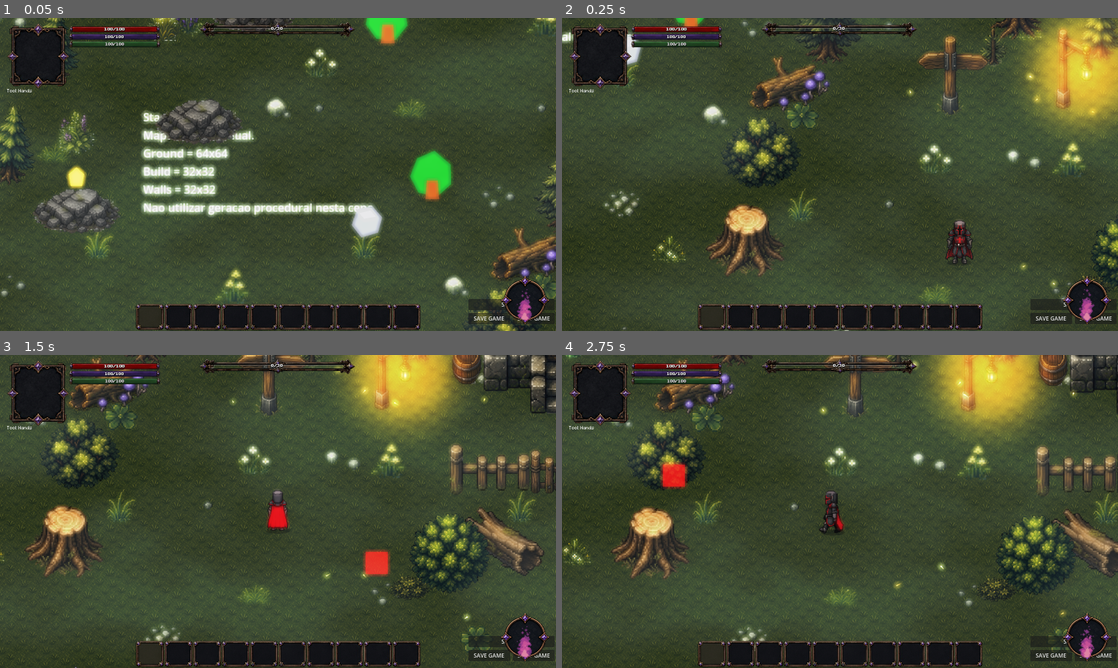
Above: before the commit, frames 1-4 (two rows, left to right).
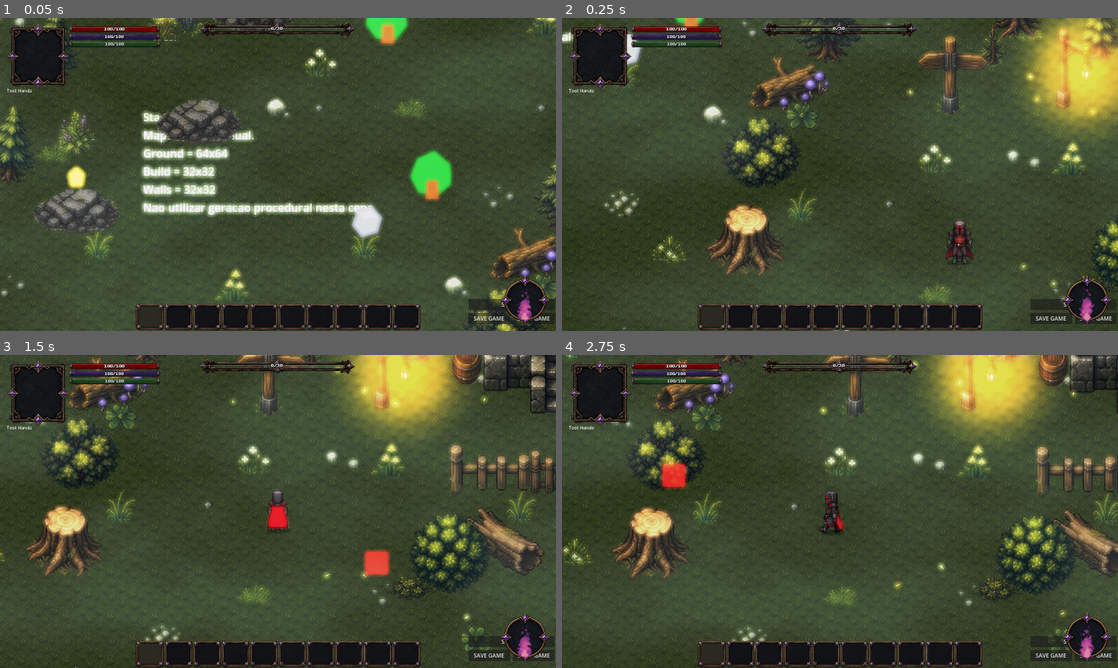
Above: after the commit, the same moments.

Repository: ramonsamagaio/Oathwake-Main
Game: Godot game, scene res://scenes/game/Game.tscn
Same seed, same stepped clock (60 frames per second), same inputs: the game is played once before the commit and once after it. This scene is started directly instead of the project's main scene.
Inputs (mouse positions are in pixels of both pictures, inside the frame that each line leads up to):
- Up to frame 1 (0.05 s): no input
- Up to frame 2 (0.25 s): no input
- Up to frame 3 (1.5 s): tap Enter at 0.5 s; move the mouse to (250, 574) at 0.52 s; hold W 0.53-1.25 s; tap B at 0.6 s; click (250, 574) at 0.67 s; tap Space at 0.77 s; drag from (444, 558) to (250, 574) at 1.27 s
- Up to frame 4 (2.75 s): move the mouse to (673, 464) at 2.02 s; hold A from 2.03 s (still down); tap 2 at 2.1 s

The runs differ from the first frame. In frame 1, 0.1% of the frame differs, in the area x 12-79%, y 2-57%; in frame 2, 0.2%; in frame 3, 0.2%; in frame 4, 0.2%, in the area x 18-82%, y 0-35%.

Commit message:
Let dark saturated player colors feed bloom

Diff:
--- a/shaders/gaussian_glow_screen.gdshader
+++ b/shaders/gaussian_glow_screen.gdshader
@@ -13,11 +13,21 @@
 uniform float blur_size : hint_range(0.0, 0.03, 0.0001) = 0.0040;
 uniform int blur_subdivisions : hint_range(4, 16, 1) = 8;
 uniform float mix_amount : hint_range(0.0, 1.0, 0.01) = 0.18;
+uniform float colored_glow_boost : hint_range(0.0, 1.0, 0.01) = 0.12;
 
 vec3 glow_bright_pass(vec3 color_value) {
 	float brightest_channel = max(max(color_value.r, color_value.g), color_value.b);
+	float darkest_channel = min(min(color_value.r, color_value.g), color_value.b);
+	float saturation = brightest_channel - darkest_channel;
 	float threshold_gate = smoothstep(bloom_threshold, bloom_threshold + 0.16, brightest_channel);
-	return max(color_value - vec3(bloom_threshold), vec3(0.0)) * threshold_gate;
+	vec3 hard_bloom = max(color_value - vec3(bloom_threshold), vec3(0.0)) * threshold_gate;
+
+	// Dark fantasy characters often use saturated but low-value colors. This
+	// secondary gate lets those colors contribute a controlled halo without
+	// lowering the global threshold enough to make every grass pixel bloom.
+	float color_gate = smoothstep(0.08, 0.48, brightest_channel) * smoothstep(0.035, 0.32, saturation);
+	vec3 colored_bloom = color_value * color_gate * colored_glow_boost;
+	return hard_bloom + colored_bloom;
 }
 
 void fragment() {
